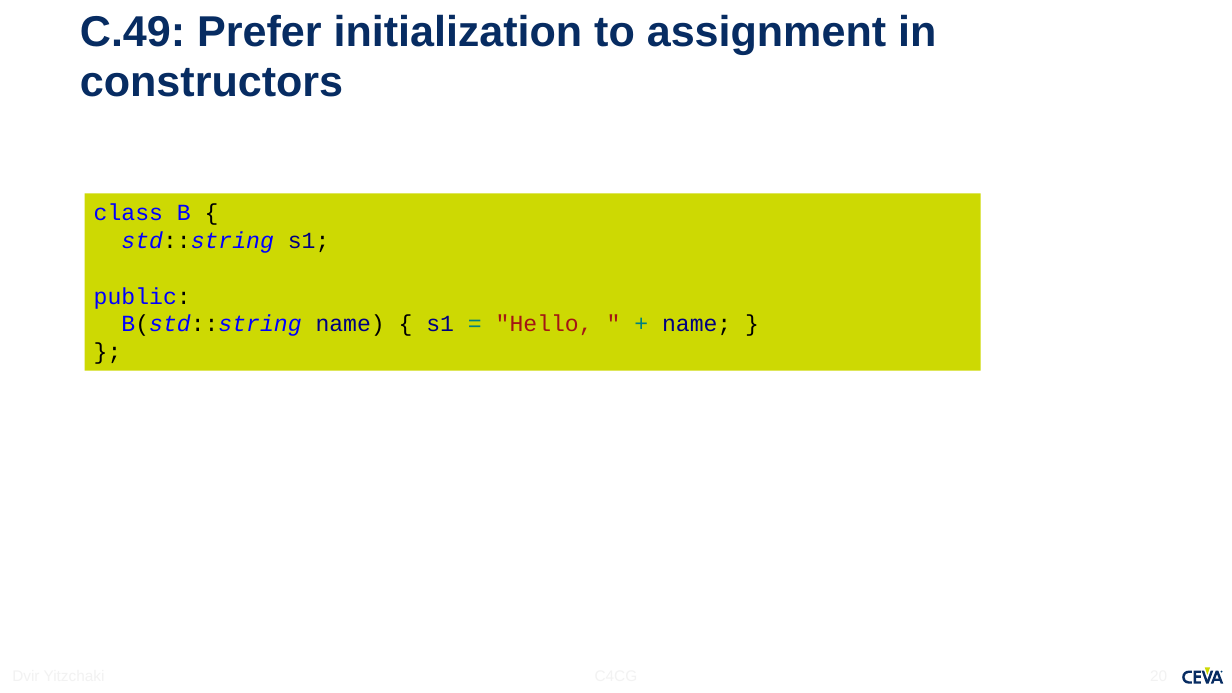
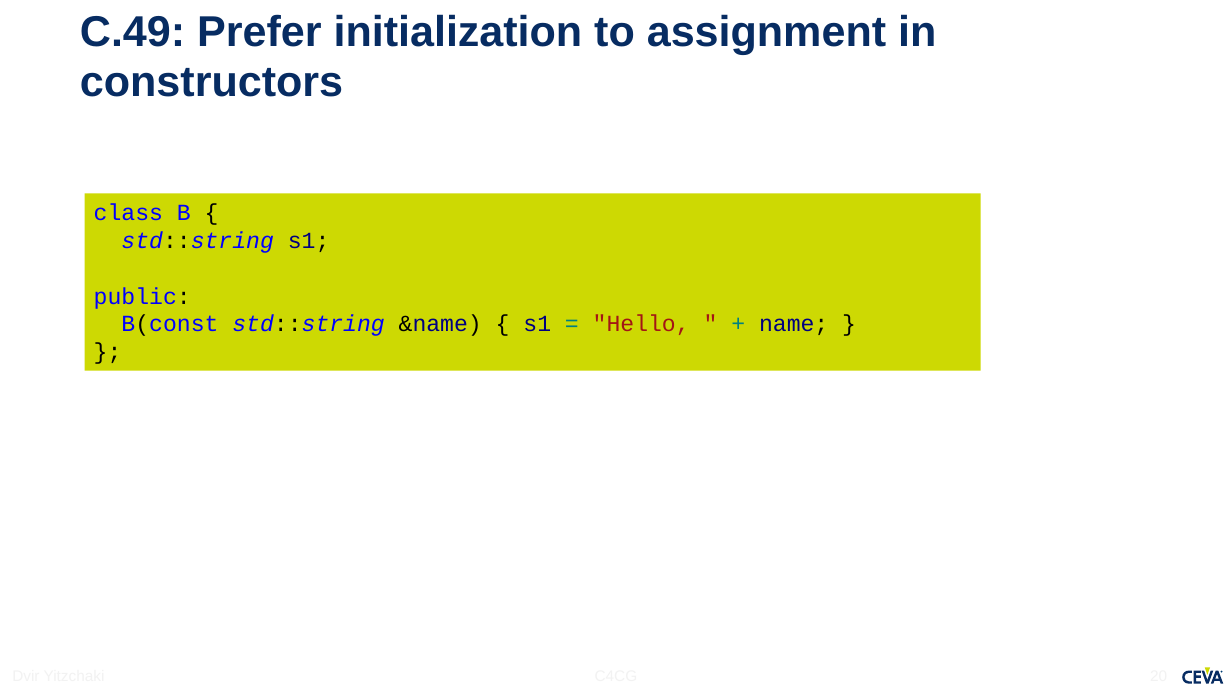
Before and after one commit to dvirtz/CoreCpp, a slide deck: slide 20 of CppCoreGuidelines/C4GC.pptx. Drawn at 1232x693 pixels with LibreOffice and Linux fonts; fonts in the diff are those of the drawing; background and template pictures are left out. Boxes give left, top, right and bottom in pixels: in the first picture for what was removed or moved away, otherwise in the second. Text is boxed around its words. In the diff, an @@ line names an element or a change of style, - is before the commit and + after.

```diff
--- a/CppCoreGuidelines/C4GC.pptx
+++ b/CppCoreGuidelines/C4GC.pptx
@@ text in rectangle at [121,315,828,336]: text changed @@
-B(std::string name) { s1 = "Hello, " + name; }
+B(const std::string &name) { s1 = "Hello, " + name; }
```
Also in this commit, not shown: 6 other slides changed, 3 other files.
